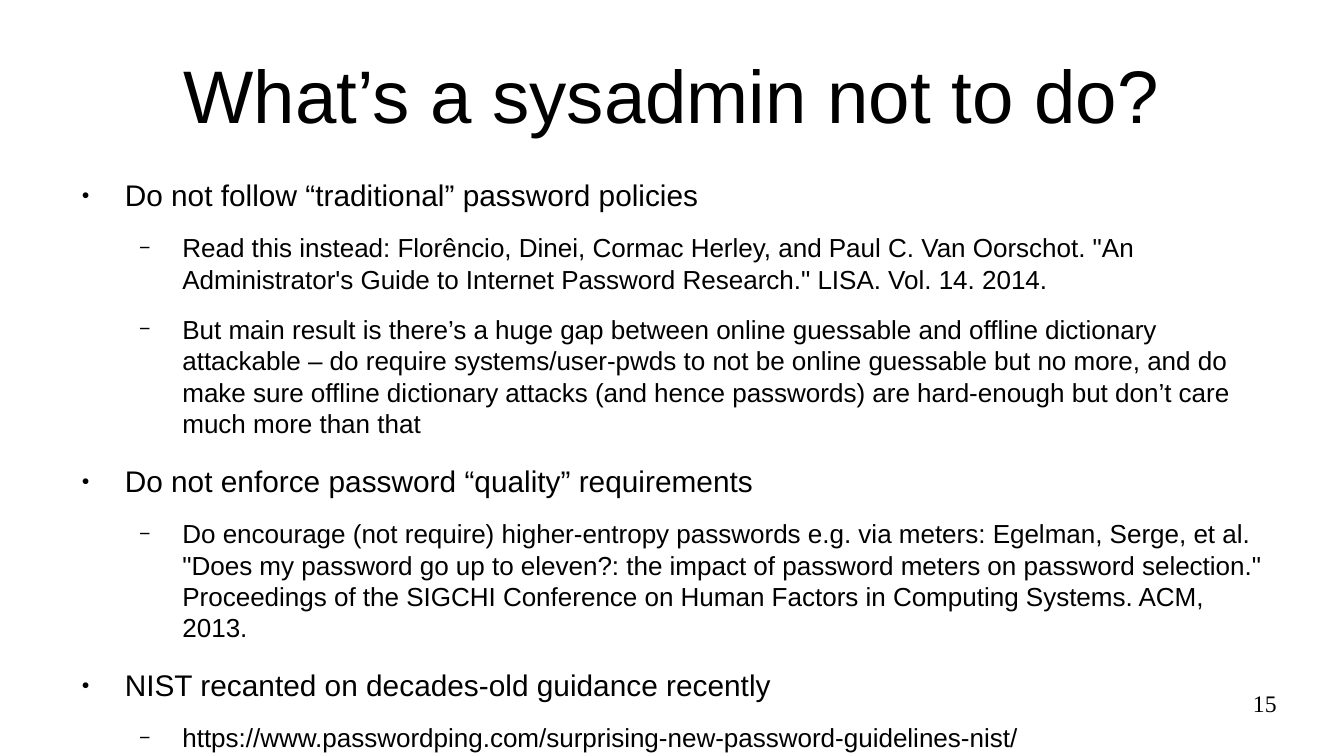
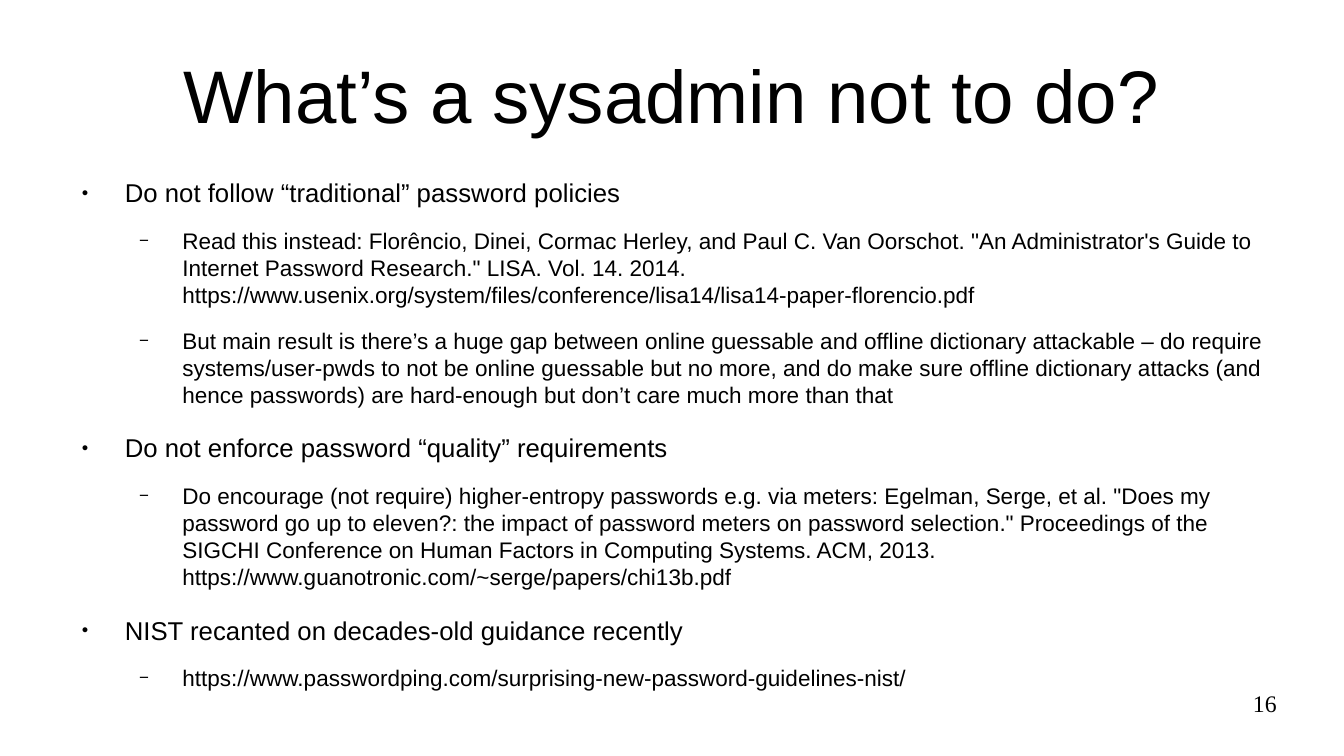
Before and after one commit to sftcd/cs7ns1, a slide deck: slide 16 of about-passwords.odp (slide 15 before the commit). Drawn at 1344x756 pixels with LibreOffice and Linux fonts; fonts in the diff are those of the drawing. Boxes give left, top, right and bottom in pixels: in the first picture for what was removed or moved away, otherwise in the second. Text is boxed around its words. In the diff, an @@ line names an element or a change of style, - is before the commit and + after.

Commit message:
tweak passwords pressie

```diff
--- a/about-passwords.odp
+++ b/about-passwords.odp
@@ text at (x1=125, y1=183, x2=1262, y2=691): size 17.6 to 15.2 pt in "Do not follow “traditional” password policies", "Do not enforce password “quality” requirements", "NIST recanted on decades-old guidance recently"; size 15.4 to 13.3 pt in "But main result is there’s a huge ...", "https://www.passwordping.com/surprising-new-password-guideli ..." @@
@@ text at (x1=182, y1=232, x2=1251, y2=308): text changed; size 15.4 to 13.3 pt @@
-  − Read this instead: Florêncio, Dinei, Cormac Herley, and Paul C. Van Oorschot. "An Administrator's Guide to Internet Password Research." LISA. Vol. 14. 2014.
+  − Read this instead: Florêncio, Dinei, Cormac Herley, and Paul C. Van Oorschot. "An Administrator's Guide to Internet Password Research." LISA. Vol. 14. 2014.
+    https://www.usenix.org/system/files/conference/lisa14/lisa14-paper-florencio.pdf
@@ text at (x1=182, y1=487, x2=1210, y2=590): text changed; size 15.4 to 13.3 pt @@
-  − Do encourage (not require) higher-entropy passwords e.g. via meters: Egelman, Serge, et al. "Does my password go up to eleven?: the impact of password meters on password selection." Proceedings of the SIGCHI Conference on Human Factors in Computing Systems. ACM, 2013.
+  − Do encourage (not require) higher-entropy passwords e.g. via meters: Egelman, Serge, et al. "Does my password go up to eleven?: the impact of password meters on password selection." Proceedings of the SIGCHI Conference on Human Factors in Computing Systems. ACM, 2013.
+    https://www.guanotronic.com/~serge/papers/chi13b.pdf
@@ page number at (x1=1253, y1=696, x2=1277, y2=713): text changed @@
-15
+16
```
Also in this commit, not shown: 10 other slides changed, 2 slides added, 1 other file.
